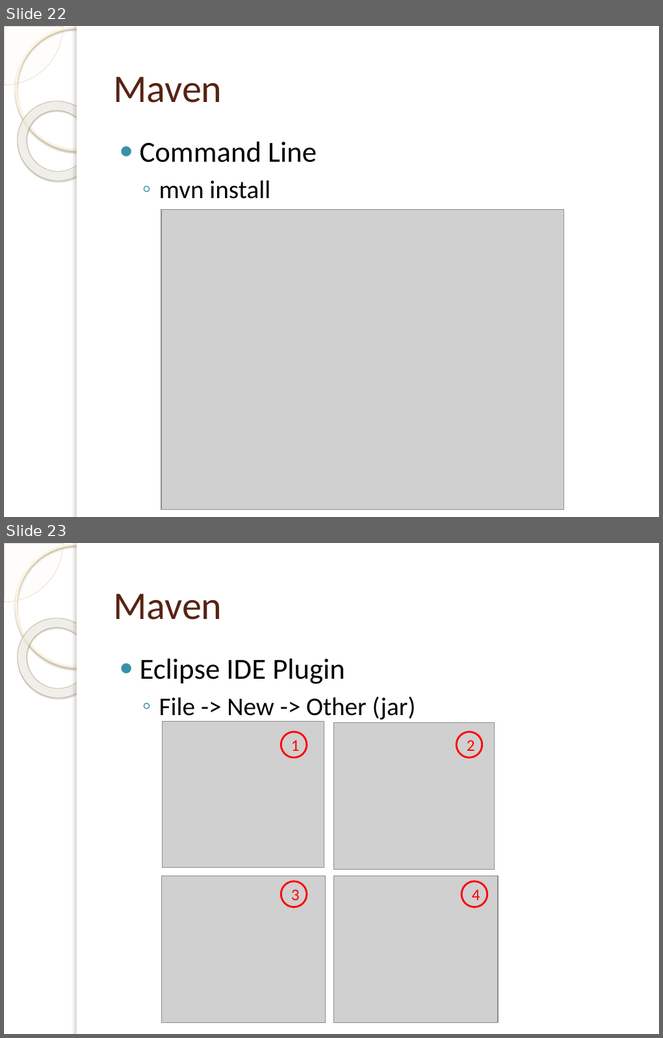
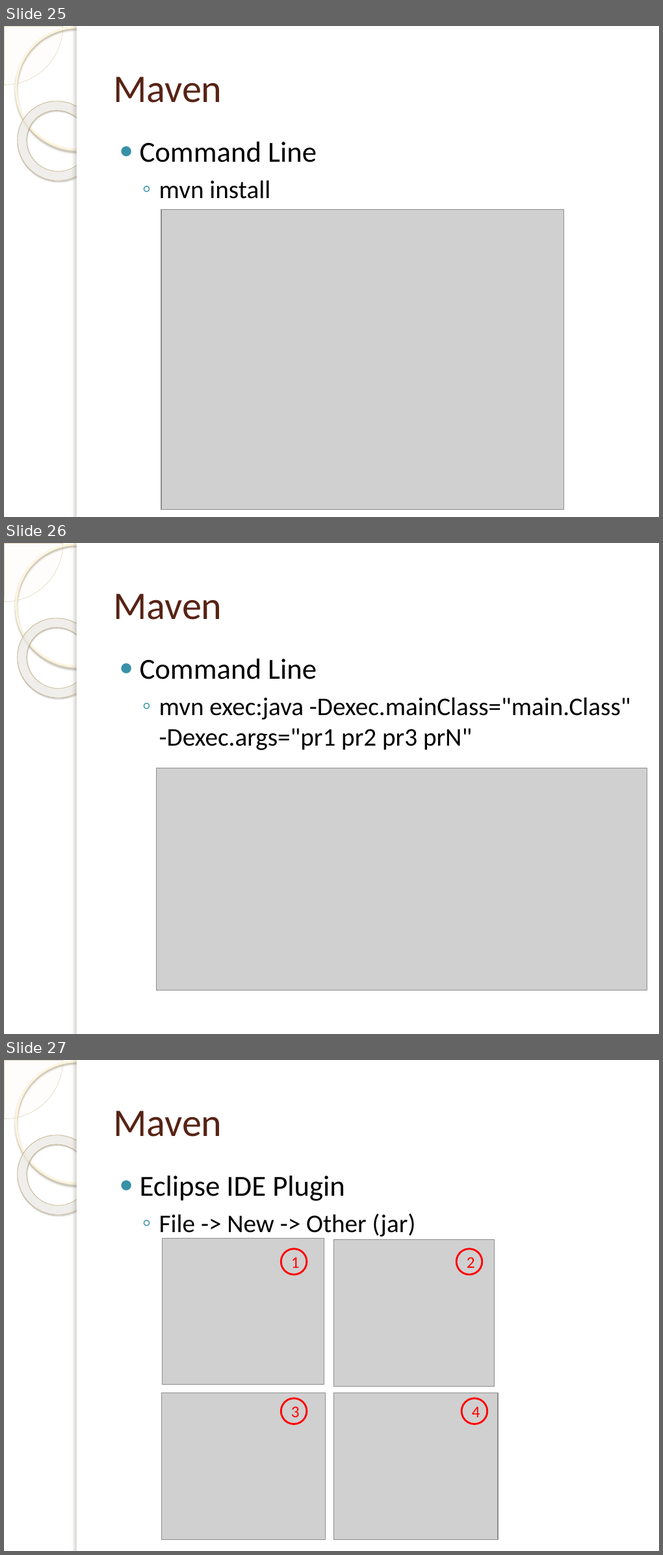
Before and after one commit to tassun/train-maven, a slide deck: Introduction to Maven.pptx. Shown one above the other, each under a label of ours: slides 22 and 23 before the commit, slides 25, 26 and 27 after it. The pictures are 663x1038 and 663x1555 pixels, drawn with LibreOffice and Linux fonts; fonts in the diff are those of the drawing; grey boxes stand for pictures; background and template pictures are left out. Boxes give left, top, right and bottom in pixels: in the first picture for what was removed or moved away, otherwise in the second. Text is boxed around its words. In the diff, an @@ line names an element or a change of style, - is before the commit and + after.

```diff
--- a/Introduction to Maven.pptx
+++ b/Introduction to Maven.pptx
@@ slide 26 added at (x1=4, y1=543, x2=659, y2=1034), background picture (left out); not listed: 5 template elements that a slide beside it also shows @@
@@ title added at (x1=113, y1=594, x2=222, y2=620), 43 pt, text #572314 @@
+Maven
@@ text added at (x1=140, y1=659, x2=631, y2=750), 28 pt, text #000000 @@
+● Command Line
+  ◦ mvn exec:java -Dexec.mainClass="main.Class" -Dexec.args="pr1 pr2 pr3 prN"
@@ picture added at (x1=156, y1=769, x2=647, y2=991) @@
@@ what was slide 22 is now slide 25 @@
@@ what was slide 23 is now slide 27 @@
```
Also in this commit, not shown: 1 slide changed, 3 other slides added, 1 other file.
